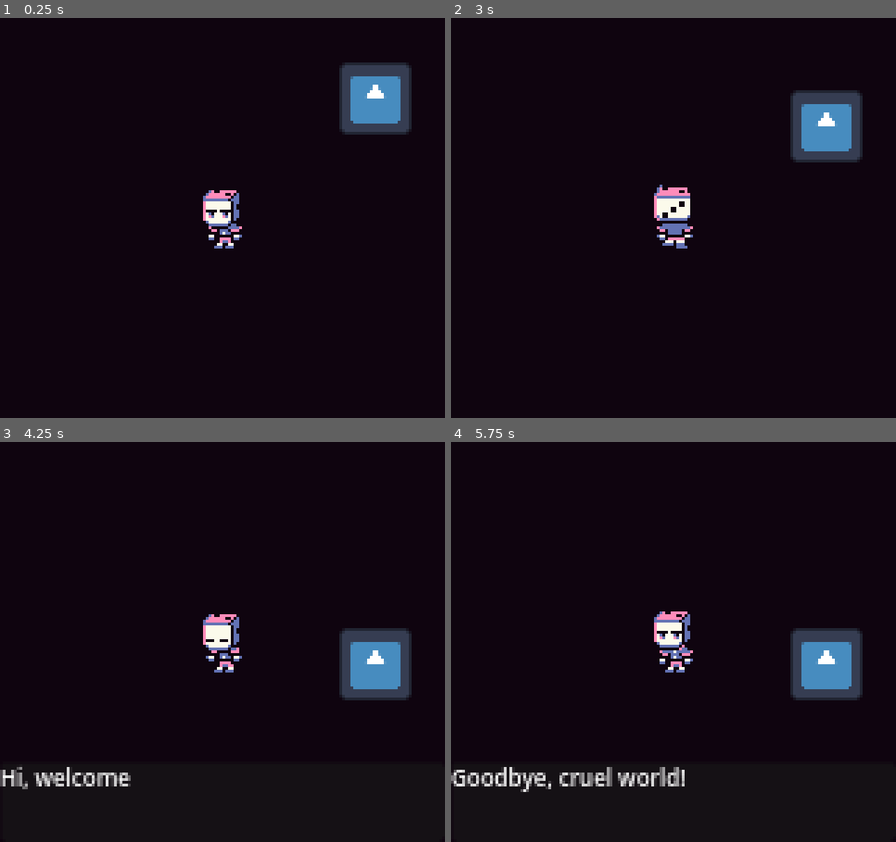
Above: before the commit, frames 1-4 (two rows, left to right).
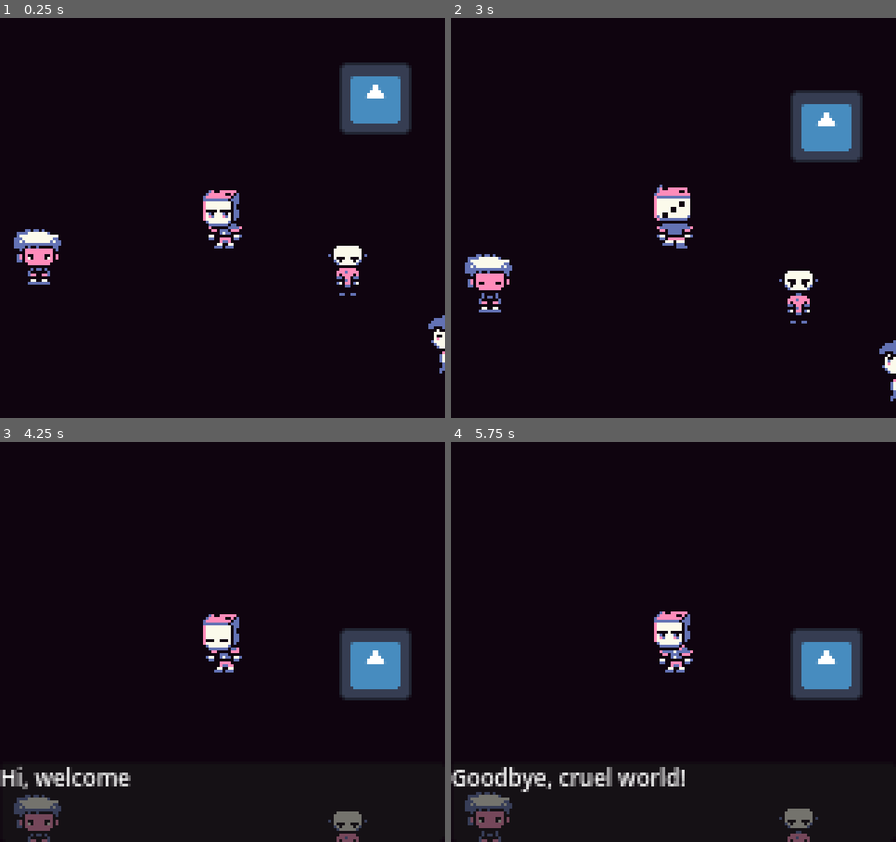
Above: after the commit, the same moments.

Repository: 0xspiderr/gbjam13_gamejam
Game: Godot game, scene res://scenes/game/game.tscn
Same seed, same stepped clock (60 frames per second), same inputs: the game is played once before the commit and once after it. This scene is started directly instead of the project's main scene. The engine's default icon, where the game draws it, is replaced by a stand-in: a white triangle on a blue panel in a dark square.
Inputs:
- Up to frame 1 (0.25 s): no input
- Up to frame 2 (3 s): hold D (right) 0.53-1.28 s; hold Space (interact) 0.53-1.28 s; hold S (down) 1.28-2.03 s; tap Space (interact) at 1.35, 2.85 s; hold D (right) 2.03-2.78 s; hold Space (interact) 2.03-2.78 s; hold W (up) from 2.78 s (still down)
- Up to frame 3 (4.25 s): release W (up) at 3.53 s; hold A (left) from 3.53 s (still down); hold Space (interact) from 3.53 s (still down)
- Up to frame 4 (5.75 s): release Space (interact) at 4.28 s; tap Space (interact) at 4.35 s; release A (left) at 5.03 s; hold S (down) from 5.03 s (still down); hold Space (interact) from 5.03 s (still down)

The runs differ from the first frame. In frame 1, 1.4% of the frame differs, in the area x 3-100%, y 52-89%; in frame 2, 1.4%, in the area x 3-100%, y 59-96%; in frame 3, 1.1%; in frame 4, 1.1%.

Commit message:
added npcs

Diff:
--- /dev/null
+++ b/resources/npcs/npc_1.tres
@@ -0,0 +1,47 @@
+[gd_resource type="Resource" script_class="NpcStats" load_steps=8 format=3 uid="uid://dgowfxk0qivoe"]
+
+[ext_resource type="Script" uid="uid://c6dabu5biw7gj" path="res://resources/npcs/npc_stats.gd" id="1_kcg7h"]
+[ext_resource type="Texture2D" uid="uid://equsa64ph63f" path="res://assets/sprites/npcs/npc1-idle.png" id="2_rauuw"]
+
+[sub_resource type="AtlasTexture" id="AtlasTexture_l2rvu"]
+atlas = ExtResource("2_rauuw")
+region = Rect2(0, 0, 24, 24)
+
+[sub_resource type="AtlasTexture" id="AtlasTexture_cexsv"]
+atlas = ExtResource("2_rauuw")
+region = Rect2(24, 0, 24, 24)
+
+[sub_resource type="AtlasTexture" id="AtlasTexture_qm2cq"]
+atlas = ExtResource("2_rauuw")
+region = Rect2(48, 0, 24, 24)
+
+[sub_resource type="AtlasTexture" id="AtlasTexture_igg3f"]
+atlas = ExtResource("2_rauuw")
+region = Rect2(72, 0, 24, 24)
+
+[sub_resource type="SpriteFrames" id="SpriteFrames_6nlir"]
+animations = [{
+"frames": [{
+"duration": 1.0,
+"texture": SubResource("AtlasTexture_l2rvu")
+}, {
+"duration": 1.0,
+"texture": SubResource("AtlasTexture_cexsv")
+}, {
+"duration": 1.0,
+"texture": SubResource("AtlasTexture_qm2cq")
+}, {
+"duration": 1.0,
+"texture": SubResource("AtlasTexture_igg3f")
+}],
+"loop": true,
+"name": &"default",
+"speed": 4.0
+}]
+
+[resource]
+script = ExtResource("1_kcg7h")
+name = "Npc 1"
+sprite_frames = SubResource("SpriteFrames_6nlir")
+dialogues = Array[String]([])
+metadata/_custom_type_script = "uid://c6dabu5biw7gj"
--- /dev/null
+++ b/resources/npcs/npc_2.tres
@@ -0,0 +1,47 @@
+[gd_resource type="Resource" script_class="NpcStats" load_steps=8 format=3 uid="uid://bcp4wrkntvx7"]
+
+[ext_resource type="Script" uid="uid://c6dabu5biw7gj" path="res://resources/npcs/npc_stats.gd" id="1_kn7tc"]
+[ext_resource type="Texture2D" uid="uid://de46e33ii0q1a" path="res://assets/sprites/npcs/npc2-idle.png" id="2_wuece"]
+
+[sub_resource type="AtlasTexture" id="AtlasTexture_vtd5a"]
+atlas = ExtResource("2_wuece")
+region = Rect2(0, 0, 24, 24)
+
+[sub_resource type="AtlasTexture" id="AtlasTexture_1avnk"]
+atlas = ExtResource("2_wuece")
+region = Rect2(24, 0, 24, 24)
+
+[sub_resource type="AtlasTexture" id="AtlasTexture_wp2gy"]
+atlas = ExtResource("2_wuece")
+region = Rect2(48, 0, 24, 24)
+
+[sub_resource type="AtlasTexture" id="AtlasTexture_8k1ec"]
+atlas = ExtResource("2_wuece")
+region = Rect2(72, 0, 24, 24)
+
+[sub_resource type="SpriteFrames" id="SpriteFrames_oggtg"]
+animations = [{
+"frames": [{
+"duration": 1.0,
+"texture": SubResource("AtlasTexture_vtd5a")
+}, {
+"duration": 1.0,
+"texture": SubResource("AtlasTexture_1avnk")
+}, {
+"duration": 1.0,
+"texture": SubResource("AtlasTexture_wp2gy")
+}, {
+"duration": 1.0,
+"texture": SubResource("AtlasTexture_8k1ec")
+}],
+"loop": true,
+"name": &"default",
+"speed": 4.0
+}]
+
+[resource]
+script = ExtResource("1_kn7tc")
+name = "Npc 2"
+sprite_frames = SubResource("SpriteFrames_oggtg")
+dialogues = Array[String]([])
+metadata/_custom_type_script = "uid://c6dabu5biw7gj"
--- /dev/null
+++ b/resources/npcs/npc_3.tres
@@ -0,0 +1,47 @@
+[gd_resource type="Resource" script_class="NpcStats" load_steps=8 format=3 uid="uid://j18y6xpluomp"]
+
+[ext_resource type="Script" uid="uid://c6dabu5biw7gj" path="res://resources/npcs/npc_stats.gd" id="1_ooidi"]
+[ext_resource type="Texture2D" uid="uid://djjpoqnfrfepd" path="res://assets/sprites/npcs/npc3-idle.png" id="2_pycyn"]
+
+[sub_resource type="AtlasTexture" id="AtlasTexture_fokrg"]
+atlas = ExtResource("2_pycyn")
+region = Rect2(0, 0, 24, 24)
+
+[sub_resource type="AtlasTexture" id="AtlasTexture_y1bve"]
+atlas = ExtResource("2_pycyn")
+region = Rect2(24, 0, 24, 24)
+
+[sub_resource type="AtlasTexture" id="AtlasTexture_mvpnq"]
+atlas = ExtResource("2_pycyn")
+region = Rect2(48, 0, 24, 24)
+
+[sub_resource type="AtlasTexture" id="AtlasTexture_83c7i"]
+atlas = ExtResource("2_pycyn")
+region = Rect2(72, 0, 24, 24)
+
+[sub_resource type="SpriteFrames" id="SpriteFrames_2e6br"]
+animations = [{
+"frames": [{
+"duration": 1.0,
+"texture": SubResource("AtlasTexture_fokrg")
+}, {
+"duration": 1.0,
+"texture": SubResource("AtlasTexture_y1bve")
+}, {
+"duration": 1.0,
+"texture": SubResource("AtlasTexture_mvpnq")
+}, {
+"duration": 1.0,
+"texture": SubResource("AtlasTexture_83c7i")
+}],
+"loop": true,
+"name": &"default",
+"speed": 4.0
+}]
+
+[resource]
+script = ExtResource("1_ooidi")
+name = "Npc 3"
+sprite_frames = SubResource("SpriteFrames_2e6br")
+dialogues = Array[String]([])
+metadata/_custom_type_script = "uid://c6dabu5biw7gj"
--- /dev/null
+++ b/resources/npcs/npc_4.tres
@@ -0,0 +1,47 @@
+[gd_resource type="Resource" script_class="NpcStats" load_steps=8 format=3 uid="uid://cbno3bkxmwinw"]
+
+[ext_resource type="Script" uid="uid://c6dabu5biw7gj" path="res://resources/npcs/npc_stats.gd" id="1_8d0qg"]
+[ext_resource type="Texture2D" uid="uid://j2ruvvfcn7cs" path="res://assets/sprites/npcs/npc4-idle.png" id="2_factn"]
+
+[sub_resource type="AtlasTexture" id="AtlasTexture_dsb46"]
+atlas = ExtResource("2_factn")
+region = Rect2(0, 0, 24, 24)
+
+[sub_resource type="AtlasTexture" id="AtlasTexture_2tu07"]
+atlas = ExtResource("2_factn")
+region = Rect2(24, 0, 24, 24)
+
+[sub_resource type="AtlasTexture" id="AtlasTexture_gmimq"]
+atlas = ExtResource("2_factn")
+region = Rect2(48, 0, 24, 24)
+
+[sub_resource type="AtlasTexture" id="AtlasTexture_dxqkk"]
+atlas = ExtResource("2_factn")
+region = Rect2(72, 0, 24, 24)
+
+[sub_resource type="SpriteFrames" id="SpriteFrames_ex3wa"]
+animations = [{
+"frames": [{
+"duration": 1.0,
+"texture": SubResource("AtlasTexture_dsb46")
+}, {
+"duration": 1.0,
+"texture": SubResource("AtlasTexture_2tu07")
+}, {
+"duration": 1.0,
+"texture": SubResource("AtlasTexture_gmimq")
+}, {
+"duration": 1.0,
+"texture": SubResource("AtlasTexture_dxqkk")
+}],
+"loop": true,
+"name": &"default",
+"speed": 4.0
+}]
+
+[resource]
+script = ExtResource("1_8d0qg")
+name = "Npc 4"
+sprite_frames = SubResource("SpriteFrames_ex3wa")
+dialogues = Array[String]([])
+metadata/_custom_type_script = "uid://c6dabu5biw7gj"
--- /dev/null
+++ b/resources/npcs/npc_5.tres
@@ -0,0 +1,47 @@
+[gd_resource type="Resource" script_class="NpcStats" load_steps=8 format=3 uid="uid://b5mg6bqktofai"]
+
+[ext_resource type="Script" uid="uid://c6dabu5biw7gj" path="res://resources/npcs/npc_stats.gd" id="1_dfjeg"]
+[ext_resource type="Texture2D" uid="uid://c02u6dueiey6x" path="res://assets/sprites/npcs/npc5-idle.png" id="2_8n6im"]
+
+[sub_resource type="AtlasTexture" id="AtlasTexture_5o2g4"]
+atlas = ExtResource("2_8n6im")
+region = Rect2(0, 0, 24, 24)
+
+[sub_resource type="AtlasTexture" id="AtlasTexture_b5ovy"]
+atlas = ExtResource("2_8n6im")
+region = Rect2(24, 0, 24, 24)
+
+[sub_resource type="AtlasTexture" id="AtlasTexture_edlcd"]
+atlas = ExtResource("2_8n6im")
+region = Rect2(48, 0, 24, 24)
+
+[sub_resource type="AtlasTexture" id="AtlasTexture_vwhje"]
+atlas = ExtResource("2_8n6im")
+region = Rect2(72, 0, 24, 24)
+
+[sub_resource type="SpriteFrames" id="SpriteFrames_tm7hs"]
+animations = [{
+"frames": [{
+"duration": 1.0,
+"texture": SubResource("AtlasTexture_5o2g4")
+}, {
+"duration": 1.0,
+"texture": SubResource("AtlasTexture_b5ovy")
+}, {
+"duration": 1.0,
+"texture": SubResource("AtlasTexture_edlcd")
+}, {
+"duration": 1.0,
+"texture": SubResource("AtlasTexture_vwhje")
+}],
+"loop": true,
+"name": &"default",
+"speed": 4.0
+}]
+
+[resource]
+script = ExtResource("1_dfjeg")
+name = "Npc 5"
+sprite_frames = SubResource("SpriteFrames_tm7hs")
+dialogues = Array[String]([])
+metadata/_custom_type_script = "uid://c6dabu5biw7gj"
--- /dev/null
+++ b/resources/npcs/npc_6.tres
@@ -0,0 +1,47 @@
+[gd_resource type="Resource" script_class="NpcStats" load_steps=8 format=3 uid="uid://eufpje6pfnc7"]
+
+[ext_resource type="Script" uid="uid://c6dabu5biw7gj" path="res://resources/npcs/npc_stats.gd" id="1_dswfn"]
+[ext_resource type="Texture2D" uid="uid://cmkqvg6mtaq50" path="res://assets/sprites/npcs/npc6-idle.png" id="2_ljyke"]
+
+[sub_resource type="AtlasTexture" id="AtlasTexture_0a1hy"]
+atlas = ExtResource("2_ljyke")
+region = Rect2(0, 0, 24, 24)
+
+[sub_resource type="AtlasTexture" id="AtlasTexture_26yw2"]
+atlas = ExtResource("2_ljyke")
+region = Rect2(24, 0, 24, 24)
+
+[sub_resource type="AtlasTexture" id="AtlasTexture_p6l58"]
+atlas = ExtResource("2_ljyke")
+region = Rect2(48, 0, 24, 24)
+
+[sub_resource type="AtlasTexture" id="AtlasTexture_adu6i"]
+atlas = ExtResource("2_ljyke")
+region = Rect2(72, 0, 24, 24)
+
+[sub_resource type="SpriteFrames" id="SpriteFrames_sef6w"]
+animations = [{
+"frames": [{
+"duration": 1.0,
+"texture": SubResource("AtlasTexture_0a1hy")
+}, {
+"duration": 1.0,
+"texture": SubResource("AtlasTexture_26yw2")
+}, {
+"duration": 1.0,
+"texture": SubResource("AtlasTexture_p6l58")
+}, {
+"duration": 1.0,
+"texture": SubResource("AtlasTexture_adu6i")
+}],
+"loop": true,
+"name": &"default",
+"speed": 4.0
+}]
+
+[resource]
+script = ExtResource("1_dswfn")
+name = "Npc 6"
+sprite_frames = SubResource("SpriteFrames_sef6w")
+dialogues = Array[String]([])
+metadata/_custom_type_script = "uid://c6dabu5biw7gj"
--- a/scenes/levels/level0.tscn
+++ b/scenes/levels/level0.tscn
@@ -6,6 +6,13 @@
 [ext_resource type="Texture2D" uid="uid://d15rlcvvxg4yi" path="res://assets/tilesets/casino_tileset/tileset.png" id="3_hghvf"]
 [ext_resource type="Texture2D" uid="uid://b5ynhu5a7jae6" path="res://assets/tilesets/animated_obj/cash-booth.png" id="3_ry65h"]
 [ext_resource type="PackedScene" uid="uid://mlu3i7nhaelg" path="res://scenes/npcs/npc.tscn" id="6_d0grl"]
+[ext_resource type="Resource" uid="uid://dgowfxk0qivoe" path="res://resources/npcs/npc_1.tres" id="7_1nvli"]
+[ext_resource type="Resource" uid="uid://cd4wgr2wxoeh3" path="res://resources/npcs/cat_vendor_npc.tres" id="7_fj52k"]
+[ext_resource type="Resource" uid="uid://bcp4wrkntvx7" path="res://resources/npcs/npc_2.tres" id="8_vals0"]
+[ext_resource type="Resource" uid="uid://j18y6xpluomp" path="res://resources/npcs/npc_3.tres" id="9_oem7y"]
+[ext_resource type="Resource" uid="uid://cbno3bkxmwinw" path="res://resources/npcs/npc_4.tres" id="10_a76di"]
+[ext_resource type="Resource" uid="uid://b5mg6bqktofai" path="res://resources/npcs/npc_5.tres" id="11_d3ub6"]
+[ext_resource type="Resource" uid="uid://eufpje6pfnc7" path="res://resources/npcs/npc_6.tres" id="12_7s2gi"]
 
 [sub_resource type="TileSetAtlasSource" id="TileSetAtlasSource_5kr0j"]
 texture = ExtResource("3_hghvf")
@@ -306,11 +313,40 @@
 tile_map_data = PackedByteArray("AAD9/xAAAgAKAAAAAAAAABQAAgAAAAAAAAAAABMAAgAFAAAAAAD5/xMAAgAFAAAAAAD6/xQAAgAAAAAAAAD8/x …(416 unchanged characters)…
 tile_set = SubResource("TileSet_d0grl")
 
+[node name="NPCs" type="Node2D" parent="."]
+
+[node name="CatVendorNPC" parent="NPCs" instance=ExtResource("6_d0grl")]
+position = Vector2(-51, 160)
+npc_stats = ExtResource("7_fj52k")
+
+[node name="Npc1" parent="NPCs" instance=ExtResource("6_d0grl")]
+position = Vector2(200, 137)
+npc_stats = ExtResource("7_1nvli")
+
+[node name="Npc2" parent="NPCs" instance=ExtResource("6_d0grl")]
+position = Vector2(-42, 122)
+npc_stats = ExtResource("8_vals0")
+
+[node name="Npc3" parent="NPCs" instance=ExtResource("6_d0grl")]
+position = Vector2(125, 89)
+npc_stats = ExtResource("9_oem7y")
+
+[node name="Npc4" parent="NPCs" instance=ExtResource("6_d0grl")]
+position = Vector2(161, 117)
+npc_stats = ExtResource("10_a76di")
+
+[node name="Npc5" parent="NPCs" instance=ExtResource("6_d0grl")]
+position = Vector2(14, 84)
+npc_stats = ExtResource("11_d3ub6")
+
+[node name="Npc6" parent="NPCs" instance=ExtResource("6_d0grl")]
+position = Vector2(-28, 84)
+npc_stats = ExtResource("12_7s2gi")
+
+[node name="Enemies" type="Node2D" parent="."]
+
+[node name="Enemy" parent="Enemies" instance=ExtResource("2_hghvf")]
+position = Vector2(135, 29)
+
 [node name="Player" parent="." instance=ExtResource("1_cperm")]
 position = Vector2(80, 72)
-
-[node name="Enemy" parent="." instance=ExtResource("2_hghvf")]
-position = Vector2(135, 29)
-
-[node name="Npc" parent="." instance=ExtResource("6_d0grl")]
-position = Vector2(-51, 160)
--- a/scenes/npcs/npc.gd
+++ b/scenes/npcs/npc.gd
@@ -10,6 +10,7 @@
 	# when a new npc spawns get the first animation from it's resource
 	# which is the idle animation for every npc and play it.
 	var idle_anim = npc_stats.sprite_frames.get_animation_names()[0]
+
 	npc_sprite.sprite_frames = npc_stats.sprite_frames
 	npc_sprite.animation = idle_anim
 	npc_sprite.play(idle_anim)
--- a/scenes/npcs/npc.tscn
+++ b/scenes/npcs/npc.tscn
@@ -1,7 +1,6 @@
-[gd_scene load_steps=5 format=3 uid="uid://mlu3i7nhaelg"]
+[gd_scene load_steps=4 format=3 uid="uid://mlu3i7nhaelg"]
 
 [ext_resource type="Script" uid="uid://dydo2x7362ptg" path="res://scenes/npcs/npc.gd" id="1_ivh6b"]
-[ext_resource type="Resource" uid="uid://cd4wgr2wxoeh3" path="res://resources/npcs/cat_vendor_npc.tres" id="2_m5fb5"]
 
 [sub_resource type="RectangleShape2D" id="RectangleShape2D_ivh6b"]
 
@@ -10,7 +9,6 @@
 
 [node name="Npc" type="CharacterBody2D"]
 script = ExtResource("1_ivh6b")
-npc_stats = ExtResource("2_m5fb5")
 
 [node name="NpcSprite" type="AnimatedSprite2D" parent="."]
 
--- a/ui/dialogue/dialogue_ui.gd
+++ b/ui/dialogue/dialogue_ui.gd
@@ -13,6 +13,7 @@
 
 func _unhandled_input(event: InputEvent) -> void:
 	if dialogue_list.is_empty():
+		rewind_data()
 		return
 
 	if event.is_action_pressed("interact"):
@@ -21,10 +22,14 @@
 
 func continue_dialogue() -> void:
 	if diag_index >= dialogue_list.size():
-		visible = false
-		diag_index = 0
-		PlayerData.is_talking = false
+		rewind_data()
 		return
 
 	dialogue_box.draw_text(dialogue_list[diag_index])
 	diag_index += 1
+
+
+func rewind_data() -> void:
+	visible = false
+	diag_index = 0
+	PlayerData.is_talking = false
Not shown: 1 places in scenes/levels/level0.tscn that only renumber resources
